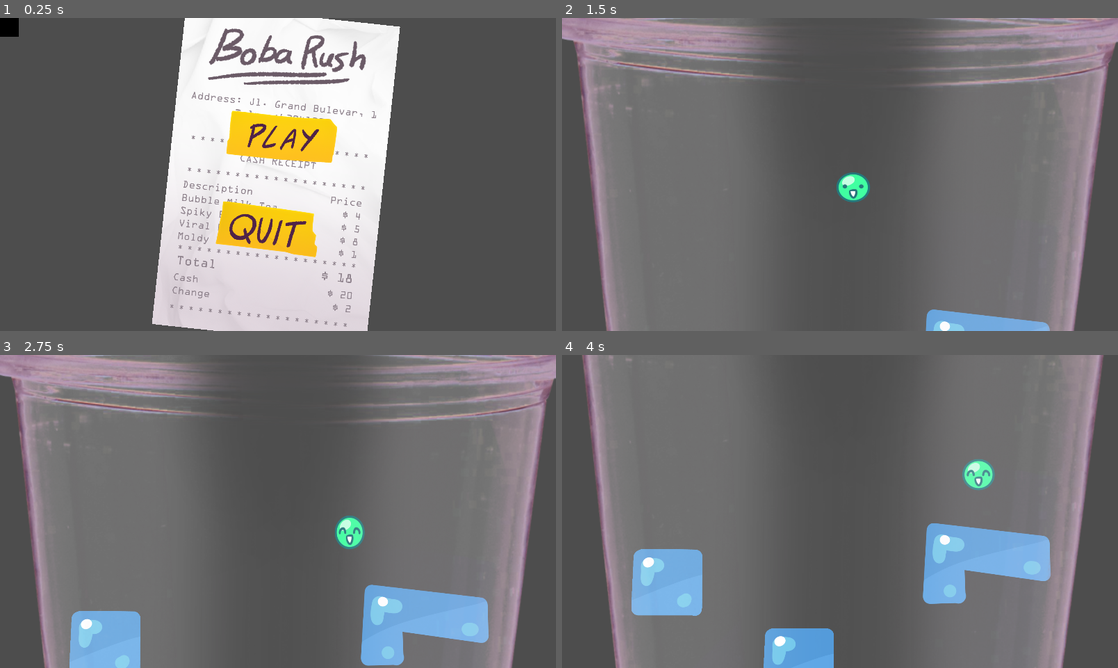
Above: before the commit, frames 1-4 (two rows, left to right).
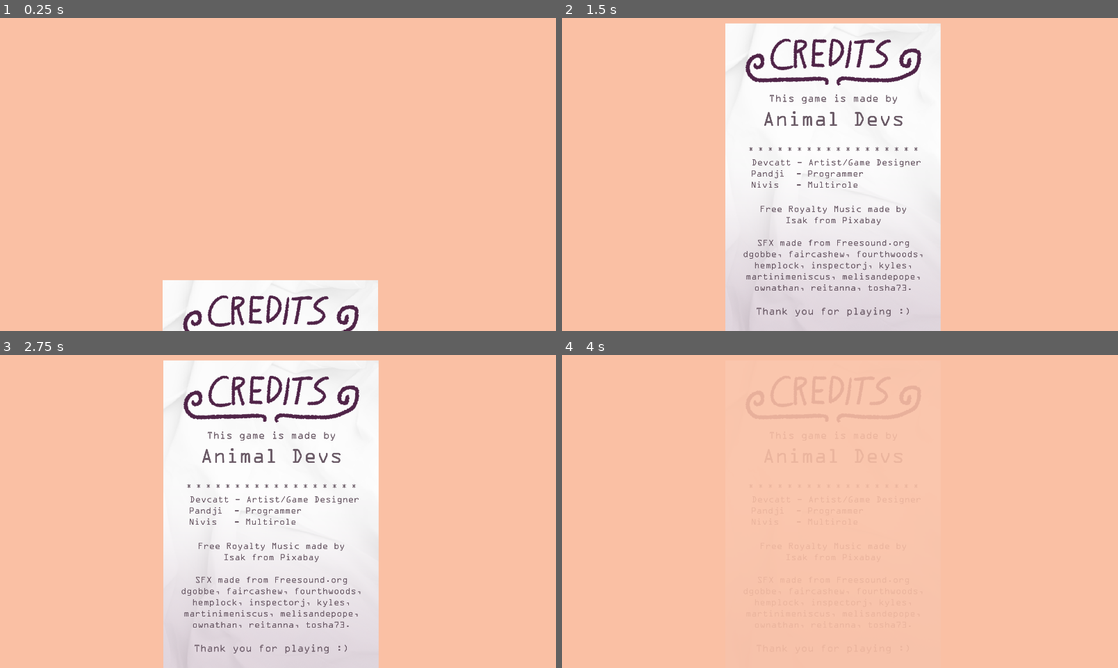
Above: after the commit, the same moments.

Repository: Pandji25/ggj25-animaldev
Game: Godot game, scene res://splash_schreen.tscn
Two runs of this game, one before a commit and one after it. Both use one fixed random seed, a clock stepped at 60 frames per second and the inputs below. Before the commit the project starts from res://main.tscn. Video files are missing from this copy of the repository; at most half a second of black plays in their place. Sound files missing from this copy of the repository are replaced by a short silence.
Inputs (mouse positions are in pixels of both pictures, inside the frame that each line leads up to):
- Up to frame 1 (0.25 s): no input
- Up to frame 2 (1.5 s): click (845, 136) at 0.52 s; tap Enter at 1.25 s; move the mouse to (962, 158) at 1.27 s; hold D (right) from 1.28 s (still down)
- Up to frame 3 (2.75 s): move the mouse to (166, 527) at 2.02 s; release D (right) at 2.03 s; hold S (down) from 2.03 s (still down)
- Up to frame 4 (4 s): move the mouse to (895, 442) at 2.77 s; release S (down) at 2.78 s; hold D (right) 2.78-3.53 s; move the mouse to (812, 574) at 3.52 s; hold Up (ui_up) from 3.53 s (still down)

The runs differ from the first frame. In frame 1, 99% of the frame differs, in the area x 0-100%, y 0-100%; in frame 2, 99%; in frame 3, 99%; in frame 4, 100%.

Commit message:
credits and assett

Diff:
--- a/game.tscn
+++ b/game.tscn
@@ -65,14 +65,13 @@
 [node name="CollisionPolygon2D" type="CollisionPolygon2D" parent="Straw/SuctionArea"]
 polygon = PackedVector2Array(188, 229, 296, 134, 324, 1, 294, -144, 191, -233, -122, 3)
 
-[node name="TestDamageObstacle" type="RigidBody2D" parent="." node_paths=PackedStringArray("straw")]
+[node name="TestDamageObstacle" type="RigidBody2D" parent="."]
 position = Vector2(1071.92, 895.829)
 collision_mask = 7
 gravity_scale = -1.0
 linear_damp = 8.0
 angular_damp = 1.0
 script = ExtResource("5_8nmwe")
-straw = NodePath("../Straw")
 metadata/_edit_group_ = true
 
 [node name="CollisionShape2D" type="CollisionShape2D" parent="TestDamageObstacle"]
--- /dev/null
+++ b/game_over.gd
@@ -0,0 +1,11 @@
+extends Node2D
+
+@export var stage: Stage
+
+func _ready() -> void:
+	stage.playerded.connect(_on_playerdead)
+
+
+func _on_playerdead() -> void:
+	visible = true
+	$Recipt_anim.play("Recipt_Handout")
--- /dev/null
+++ b/game_over.tscn
@@ -0,0 +1,198 @@
+[gd_scene load_steps=7 format=3 uid="uid://bjk55if63qn55"]
+
+[ext_resource type="Texture2D" uid="uid://bc1hp61lq11js" path="res://Assett/UI Element/game_over.png.PNG" id="1_et0iu"]
+[ext_resource type="Script" path="res://game_over.gd" id="1_mo0j7"]
+[ext_resource type="Texture2D" uid="uid://ch8kyg72hsra5" path="res://Assett/UI Element/Retry.png.PNG" id="2_vuev2"]
+[ext_resource type="Script" path="res://retry.gd" id="3_5uvwy"]
+
+[sub_resource type="Animation" id="Animation_jsuke"]
+resource_name = "Recipt_Handout"
+length = 0.750008
+step = 0.0833333
+tracks/0/type = "bezier"
+tracks/0/imported = false
+tracks/0/enabled = true
+tracks/0/path = NodePath("GameOver_png:scale:x")
+tracks/0/interp = 1
+tracks/0/loop_wrap = true
+tracks/0/keys = {
+"handle_modes": PackedInt32Array(0, 0),
+"points": PackedFloat32Array(1.185, -0.25, 0, 0.25, 0, 0.755, -0.25, 0, 0.25, 0),
+"times": PackedFloat32Array(0, 0.5)
+}
+tracks/1/type = "bezier"
+tracks/1/imported = false
+tracks/1/enabled = true
+tracks/1/path = NodePath("GameOver_png:scale:y")
+tracks/1/interp = 1
+tracks/1/loop_wrap = true
+tracks/1/keys = {
+"handle_modes": PackedInt32Array(0, 0),
+"points": PackedFloat32Array(1.185, -0.25, 0, 0.25, 0, 0.755, -0.25, 0, 0.25, 0),
+"times": PackedFloat32Array(0, 0.5)
+}
+tracks/2/type = "bezier"
+tracks/2/imported = false
+tracks/2/enabled = true
+tracks/2/path = NodePath("GameOver_png:position:x")
+tracks/2/interp = 1
+tracks/2/loop_wrap = true
+tracks/2/keys = {
+"handle_modes": PackedInt32Array(0, 0),
+"points": PackedFloat32Array(1011, -0.25, 0, 0.25, 0, 946, -0.25, 0, 0.25, 0),
+"times": PackedFloat32Array(0, 0.5)
+}
+tracks/3/type = "bezier"
+tracks/3/imported = false
+tracks/3/enabled = true
+tracks/3/path = NodePath("GameOver_png:position:y")
+tracks/3/interp = 1
+tracks/3/loop_wrap = true
+tracks/3/keys = {
+"handle_modes": PackedInt32Array(0, 0),
+"points": PackedFloat32Array(1647, -0.25, 0, 0.25, 0, 530, -0.25, 0, 0.25, 0),
+"times": PackedFloat32Array(0, 0.5)
+}
+tracks/4/type = "bezier"
+tracks/4/imported = false
+tracks/4/enabled = true
+tracks/4/path = NodePath("GameOver_png:rotation")
+tracks/4/interp = 1
+tracks/4/loop_wrap = true
+tracks/4/keys = {
+"handle_modes": PackedInt32Array(0, 0),
+"points": PackedFloat32Array(-0.118682, -0.25, 0, 0.25, 0, 0.207694, -0.25, 0, 0.25, 0),
+"times": PackedFloat32Array(0, 0.5)
+}
+tracks/5/type = "bezier"
+tracks/5/imported = false
+tracks/5/enabled = true
+tracks/5/path = NodePath("Retry:scale:x")
+tracks/5/interp = 1
+tracks/5/loop_wrap = true
+tracks/5/keys = {
+"handle_modes": PackedInt32Array(0, 0),
+"points": PackedFloat32Array(2.075, -0.25, 0, 0.25, 0, 1, -0.25, 0, 0.25, 0),
+"times": PackedFloat32Array(0.5, 0.75)
+}
+tracks/6/type = "bezier"
+tracks/6/imported = false
+tracks/6/enabled = true
+tracks/6/path = NodePath("Retry:scale:y")
+tracks/6/interp = 1
+tracks/6/loop_wrap = true
+tracks/6/keys = {
+"handle_modes": PackedInt32Array(0, 0),
+"points": PackedFloat32Array(2.075, -0.25, 0, 0.25, 0, 1, -0.25, 0, 0.25, 0),
+"times": PackedFloat32Array(0.5, 0.75)
+}
+tracks/7/type = "bezier"
+tracks/7/imported = false
+tracks/7/enabled = true
+tracks/7/path = NodePath("Retry:self_modulate:r")
+tracks/7/interp = 1
+tracks/7/loop_wrap = true
+tracks/7/keys = {
+"handle_modes": PackedInt32Array(0, 0),
+"points": PackedFloat32Array(1, -0.25, 0, 0.25, 0, 1, -0.25, 0, 0.25, 0),
+"times": PackedFloat32Array(0.5, 0.75)
+}
+tracks/8/type = "bezier"
+tracks/8/imported = false
+tracks/8/enabled = true
+tracks/8/path = NodePath("Retry:self_modulate:g")
+tracks/8/interp = 1
+tracks/8/loop_wrap = true
+tracks/8/keys = {
+"handle_modes": PackedInt32Array(0, 0),
+"points": PackedFloat32Array(1, -0.25, 0, 0.25, 0, 1, -0.25, 0, 0.25, 0),
+"times": PackedFloat32Array(0.5, 0.75)
+}
+tracks/9/type = "bezier"
+tracks/9/imported = false
+tracks/9/enabled = true
+tracks/9/path = NodePath("Retry:self_modulate:b")
+tracks/9/interp = 1
+tracks/9/loop_wrap = true
+tracks/9/keys = {
+"handle_modes": PackedInt32Array(0, 0),
+"points": PackedFloat32Array(1, -0.25, 0, 0.25, 0, 1, -0.25, 0, 0.25, 0),
+"times": PackedFloat32Array(0.5, 0.75)
+}
+tracks/10/type = "bezier"
+tracks/10/imported = false
+tracks/10/enabled = true
+tracks/10/path = NodePath("Retry:self_modulate:a")
+tracks/10/interp = 1
+tracks/10/loop_wrap = true
+tracks/10/keys = {
+"handle_modes": PackedInt32Array(0, 0),
+"points": PackedFloat32Array(0, -0.25, 0, 0.25, 0, 1, -0.25, 0, 0.25, 0),
+"times": PackedFloat32Array(0.5, 0.75)
+}
+tracks/11/type = "bezier"
+tracks/11/imported = false
+tracks/11/enabled = true
+tracks/11/path = NodePath("Retry:position:x")
+tracks/11/interp = 1
+tracks/11/loop_wrap = true
+tracks/11/keys = {
+"handle_modes": PackedInt32Array(0, 0),
+"points": PackedFloat32Array(412, -0.25, 0, 0.25, 0, 661, -0.25, 0, 0.25, 0),
+"times": PackedFloat32Array(0.5, 0.75)
+}
+tracks/12/type = "bezier"
+tracks/12/imported = false
+tracks/12/enabled = true
+tracks/12/path = NodePath("Retry:position:y")
+tracks/12/interp = 1
+tracks/12/loop_wrap = true
+tracks/12/keys = {
+"handle_modes": PackedInt32Array(0, 0),
+"points": PackedFloat32Array(547, -0.25, 0, 0.25, 0, 703, -0.25, 0, 0.25, 0),
+"times": PackedFloat32Array(0.5, 0.75)
+}
+
+[sub_resource type="AnimationLibrary" id="AnimationLibrary_xm177"]
+_data = {
+"Recipt_Handout": SubResource("Animation_jsuke")
+}
+
+[node name="Game_Over" type="Node2D"]
+visible = false
+script = ExtResource("1_mo0j7")
+
+[node name="ColorRect" type="ColorRect" parent="."]
+offset_left = -66.0
+offset_top = -100.0
+offset_right = -26.0
+offset_bottom = -60.0
+scale = Vector2(51.7788, 31.4335)
+color = Color(0, 0, 0, 0.137255)
+
+[node name="GameOver_png" type="Sprite2D" parent="."]
+position = Vector2(1011, 1647)
+rotation = -0.118682
+scale = Vector2(1.185, 1.185)
+texture = ExtResource("1_et0iu")
+
+[node name="Retry" type="TextureButton" parent="."]
+self_modulate = Color(1, 1, 1, 0)
+offset_left = 412.0
+offset_top = 547.0
+offset_right = 881.0
+offset_bottom = 724.0
+rotation = 0.207694
+scale = Vector2(2.075, 2.075)
+texture_normal = ExtResource("2_vuev2")
+script = ExtResource("3_5uvwy")
+metadata/_edit_use_anchors_ = true
+
+[node name="Recipt_anim" type="AnimationPlayer" parent="."]
+libraries = {
+"": SubResource("AnimationLibrary_xm177")
+}
+
+[connection signal="mouse_entered" from="Retry" to="Retry" method="_on_mouse_entered"]
+[connection signal="mouse_exited" from="Retry" to="Retry" method="_on_mouse_exited"]
+[connection signal="pressed" from="Retry" to="Retry" method="_on_pressed"]
--- /dev/null
+++ b/milk.gd
@@ -0,0 +1,9 @@
+extends CanvasGroup
+
+var speed:float = 500
+
+func _process(_delta: float) -> void:
+	position.y -= speed * _delta
+	if position.y < -2048:
+		position.y = 0
+	print(position.y)
--- a/project.godot
+++ b/project.godot
@@ -11,7 +11,7 @@
 [application]
 
 config/name="ggj2025-animaldev"
-run/main_scene="res://main.tscn"
+run/main_scene="res://splash_schreen.tscn"
 config/features=PackedStringArray("4.3", "GL Compatibility")
 config/icon="res://icon.svg"
 
@@ -49,6 +49,11 @@
 , Object(InputEventKey,"resource_local_to_scene":false,"resource_name":"","device":-1,"window_id":0,"alt_pressed":false …(186 unchanged characters)…
 ]
 }
+Retry={
+"deadzone": 0.5,
+"events": [Object(InputEventKey,"resource_local_to_scene":false,"resource_name":"","device":-1,"window_id":0,"alt_pressed":false,"shift_pressed":false,"ctrl_pressed":false,"meta_pressed":false,"pressed":false,"keycode":0,"physical_keycode":82,"key_label":0,"unicode":114,"location":0,"echo":false,"script":null)
+]
+}
 
 [rendering]
 
--- /dev/null
+++ b/retry.gd
@@ -0,0 +1,12 @@
+extends TextureButton
+
+func _on_mouse_entered() -> void:
+	set_self_modulate(Color(0.822, 0.822, 0.822))
+
+
+func _on_mouse_exited() -> void:
+	set_self_modulate(Color(1, 1, 1))
+
+
+func _on_pressed() -> void:
+	get_tree().reload_current_scene()
--- /dev/null
+++ b/splash_schreen.gd
@@ -0,0 +1,8 @@
+extends Node2D
+
+func _ready() -> void:
+	$AnimationPlayer.play("Printcredit")
+
+
+func _on_animation_player_animation_finished(anim_name: StringName) -> void:
+	get_tree().change_scene_to_file("res://main.tscn")
--- /dev/null
+++ b/splash_schreen.tscn
@@ -0,0 +1,174 @@
+[gd_scene load_steps=6 format=3 uid="uid://dm5rv0i4chaff"]
+
+[ext_resource type="Script" path="res://splash_schreen.gd" id="1_mcbpp"]
+[ext_resource type="Texture2D" uid="uid://dm1c5olfr5vni" path="res://Assett/credits.png" id="2_4bjix"]
+
+[sub_resource type="Animation" id="Animation_l7qua"]
+resource_name = "Printcredit"
+length = 4.66668
+step = 0.0833333
+tracks/0/type = "bezier"
+tracks/0/imported = false
+tracks/0/enabled = true
+tracks/0/path = NodePath(".:position:x")
+tracks/0/interp = 1
+tracks/0/loop_wrap = true
+tracks/0/keys = {
+"handle_modes": PackedInt32Array(0, 0, 0, 0, 0, 0),
+"points": PackedFloat32Array(923, -0.25, 0, 0.25, 0, 926, -0.25, 0, 0.25, 0, 854, -0.25, 0, 0.25, 0, 938, -0.25, 0, 0.25, 0, 926, -0.25, 0, 0.25, 0, 926, -0.25, 0, 0.25, 0),
+"times": PackedFloat32Array(0, 0.5, 0.583333, 0.666667, 0.75, 1.33333)
+}
+tracks/1/type = "bezier"
+tracks/1/imported = false
+tracks/1/enabled = true
+tracks/1/path = NodePath(".:position:y")
+tracks/1/interp = 1
+tracks/1/loop_wrap = true
+tracks/1/keys = {
+"handle_modes": PackedInt32Array(0, 0, 0, 0, 0, 0),
+"points": PackedFloat32Array(1610, -0.25, 0, 0.25, 0, 1185, -0.25, 0, 0.25, 0, 1172, -0.25, 0, 0.25, 0, 1174, -0.25, 0, 0.25, 0, 1185, -0.25, 0, 0.25, 0, 540, -0.25, 0, 0.25, 0),
+"times": PackedFloat32Array(0, 0.5, 0.583333, 0.666667, 0.75, 1.33333)
+}
+tracks/2/type = "bezier"
+tracks/2/imported = false
+tracks/2/enabled = true
+tracks/2/path = NodePath(".:self_modulate:r")
+tracks/2/interp = 1
+tracks/2/loop_wrap = true
+tracks/2/keys = {
+"handle_modes": PackedInt32Array(0, 0),
+"points": PackedFloat32Array(1, -0.25, 0, 0.25, 0, 1, -0.25, 0, 0.25, 0),
+"times": PackedFloat32Array(3.08334, 4.16667)
+}
+tracks/3/type = "bezier"
+tracks/3/imported = false
+tracks/3/enabled = true
+tracks/3/path = NodePath(".:self_modulate:g")
+tracks/3/interp = 1
+tracks/3/loop_wrap = true
+tracks/3/keys = {
+"handle_modes": PackedInt32Array(0, 0),
+"points": PackedFloat32Array(1, -0.25, 0, 0.25, 0, 1, -0.25, 0, 0.25, 0),
+"times": PackedFloat32Array(3.08334, 4.16667)
+}
+tracks/4/type = "bezier"
+tracks/4/imported = false
+tracks/4/enabled = true
+tracks/4/path = NodePath(".:self_modulate:b")
+tracks/4/interp = 1
+tracks/4/loop_wrap = true
+tracks/4/keys = {
+"handle_modes": PackedInt32Array(0, 0),
+"points": PackedFloat32Array(1, -0.25, 0, 0.25, 0, 1, -0.25, 0, 0.25, 0),
+"times": PackedFloat32Array(3.08334, 4.16667)
+}
+tracks/5/type = "bezier"
+tracks/5/imported = false
+tracks/5/enabled = true
+tracks/5/path = NodePath(".:self_modulate:a")
+tracks/5/interp = 1
+tracks/5/loop_wrap = true
+tracks/5/keys = {
+"handle_modes": PackedInt32Array(0, 0),
+"points": PackedFloat32Array(1, -0.25, 0, 0.25, 0, 0, -0.25, 0, 0.25, 0),
+"times": PackedFloat32Array(3.08334, 4.16667)
+}
+
+[sub_resource type="Animation" id="Animation_87q7t"]
+length = 0.001
+tracks/0/type = "bezier"
+tracks/0/imported = false
+tracks/0/enabled = true
+tracks/0/path = NodePath(".:position:x")
+tracks/0/interp = 1
+tracks/0/loop_wrap = true
+tracks/0/keys = {
+"handle_modes": PackedInt32Array(0),
+"points": PackedFloat32Array(923, -0.25, 0, 0.25, 0),
+"times": PackedFloat32Array(0)
+}
+tracks/1/type = "bezier"
+tracks/1/imported = false
+tracks/1/enabled = true
+tracks/1/path = NodePath(".:position:y")
+tracks/1/interp = 1
+tracks/1/loop_wrap = true
+tracks/1/keys = {
+"handle_modes": PackedInt32Array(0),
+"points": PackedFloat32Array(1610, -0.25, 0, 0.25, 0),
+"times": PackedFloat32Array(0)
+}
+tracks/2/type = "bezier"
+tracks/2/imported = false
+tracks/2/enabled = true
+tracks/2/path = NodePath(".:self_modulate:r")
+tracks/2/interp = 1
+tracks/2/loop_wrap = true
+tracks/2/keys = {
+"handle_modes": PackedInt32Array(0),
+"points": PackedFloat32Array(1, -0.25, 0, 0.25, 0),
+"times": PackedFloat32Array(0)
+}
+tracks/3/type = "bezier"
+tracks/3/imported = false
+tracks/3/enabled = true
+tracks/3/path = NodePath(".:self_modulate:g")
+tracks/3/interp = 1
+tracks/3/loop_wrap = true
+tracks/3/keys = {
+"handle_modes": PackedInt32Array(0),
+"points": PackedFloat32Array(1, -0.25, 0, 0.25, 0),
+"times": PackedFloat32Array(0)
+}
+tracks/4/type = "bezier"
+tracks/4/imported = false
+tracks/4/enabled = true
+tracks/4/path = NodePath(".:self_modulate:b")
+tracks/4/interp = 1
+tracks/4/loop_wrap = true
+tracks/4/keys = {
+"handle_modes": PackedInt32Array(0),
+"points": PackedFloat32Array(1, -0.25, 0, 0.25, 0),
+"times": PackedFloat32Array(0)
+}
+tracks/5/type = "bezier"
+tracks/5/imported = false
+tracks/5/enabled = true
+tracks/5/path = NodePath(".:self_modulate:a")
+tracks/5/interp = 1
+tracks/5/loop_wrap = true
+tracks/5/keys = {
+"handle_modes": PackedInt32Array(0),
+"points": PackedFloat32Array(0, -0.25, 0, 0.25, 0),
+"times": PackedFloat32Array(0)
+}
+
+[sub_resource type="AnimationLibrary" id="AnimationLibrary_msefy"]
+_data = {
+"Printcredit": SubResource("Animation_l7qua"),
+"RESET": SubResource("Animation_87q7t")
+}
+
+[node name="Splash_schreen" type="Node2D"]
+script = ExtResource("1_mcbpp")
+
+[node name="ColorRect" type="ColorRect" parent="."]
+offset_left = -48.0
+offset_top = -93.0
+offset_right = 2003.0
+offset_bottom = 1204.0
+color = Color(0.979359, 0.751681, 0.643538, 1)
+
+[node name="Credits" type="Sprite2D" parent="."]
+self_modulate = Color(1, 1, 1, 0)
+position = Vector2(923, 1610)
+scale = Vector2(0.925, 0.925)
+texture = ExtResource("2_4bjix")
+
+[node name="AnimationPlayer" type="AnimationPlayer" parent="."]
+root_node = NodePath("../Credits")
+libraries = {
+"": SubResource("AnimationLibrary_msefy")
+}
+
+[connection signal="animation_finished" from="AnimationPlayer" to="." method="_on_animation_player_animation_finished"]
--- a/stage.gd
+++ b/stage.gd
@@ -3,7 +3,8 @@
 
 @onready var level_progression: AnimationPlayer = $LevelProgression
 @onready var boba: RigidPlayer = $Boba
-
+signal playerded
+var playerlive : int = 1
 
 func _ready() -> void:
 	boba.player_destroyed.connect(_on_player_destroyed)
@@ -11,9 +12,15 @@
 
 func _input(event: InputEvent) -> void:
 	# Will probably be changed into pause.
-	if event is InputEventKey and event.is_action_pressed("ui_cancel"):
-		get_tree().quit()
+	if event is InputEventKey:
+		if event.is_action_pressed("ui_cancel"):
+			get_tree().quit()
+		if event.is_action_pressed("Retry") and playerlive != 1:
+			get_tree().reload_current_scene()
+			playerlive = 1
+
 
 func _on_player_destroyed():
-	await get_tree().create_timer(2.0).timeout
-	get_tree().reload_current_scene()
+	await get_tree().create_timer(0.5).timeout
+	playerded.emit()
+	playerlive = 0
--- a/stage.tscn
+++ b/stage.tscn
@@ -1,13 +1,17 @@
-[gd_scene load_steps=16 format=3 uid="uid://c6wnf3k5nsa2r"]
+[gd_scene load_steps=20 format=3 uid="uid://c6wnf3k5nsa2r"]
 
 [ext_resource type="Script" path="res://stage.gd" id="1_a2psq"]
 [ext_resource type="PackedScene" uid="uid://chhq0on3jdca6" path="res://boba.tscn" id="1_w3sjc"]
+[ext_resource type="Script" path="res://milk.gd" id="2_he1bi"]
 [ext_resource type="Script" path="res://straw.gd" id="3_52taf"]
+[ext_resource type="Texture2D" uid="uid://cky55c0mioygc" path="res://Assett/BG/milk.PNG" id="3_giqt1"]
+[ext_resource type="Texture2D" uid="uid://cokc4vbo18mjv" path="res://Assett/straw.png.PNG" id="4_fkwwq"]
 [ext_resource type="AudioStream" uid="uid://cglwtaib1bjmx" path="res://Assett/Audio/Succ.ogg" id="4_in77l"]
 [ext_resource type="Script" path="res://spawner.gd" id="4_s0awp"]
 [ext_resource type="Texture2D" uid="uid://c21tkjeo1rfbj" path="res://Assett/BG/plasticcupL.PNG" id="5_6j4lg"]
 [ext_resource type="Script" path="res://note_to_pambdj.gd" id="5_htxfe"]
 [ext_resource type="Texture2D" uid="uid://d17j7sybjkr0a" path="res://Assett/BG/plasticcupR.PNG" id="6_5ppws"]
+[ext_resource type="PackedScene" uid="uid://bjk55if63qn55" path="res://game_over.tscn" id="9_vhqc3"]
 
 [sub_resource type="RectangleShape2D" id="RectangleShape2D_2sph0"]
 size = Vector2(468, 148)
@@ -20,6 +24,69 @@
 
 [sub_resource type="CircleShape2D" id="CircleShape2D_fhgdc"]
 radius = 650.834
+
+[sub_resource type="Animation" id="Animation_448dl"]
+length = 0.001
+tracks/0/type = "value"
+tracks/0/imported = false
+tracks/0/enabled = true
+tracks/0/path = NodePath("CupContainer:position")
+tracks/0/interp = 1
+tracks/0/loop_wrap = true
+tracks/0/keys = {
+"times": PackedFloat32Array(0),
+"transitions": PackedFloat32Array(1),
+"update": 0,
+"values": [Vector2(0, 0)]
+}
+tracks/1/type = "value"
+tracks/1/imported = false
+tracks/1/enabled = true
+tracks/1/path = NodePath("CupContainer/PlasticcupR:position")
+tracks/1/interp = 1
+tracks/1/loop_wrap = true
+tracks/1/keys = {
+"times": PackedFloat32Array(0),
+"transitions": PackedFloat32Array(1),
+"update": 0,
+"values": [Vector2(1495, 1810)]
+}
+tracks/2/type = "value"
+tracks/2/imported = false
+tracks/2/enabled = true
+tracks/2/path = NodePath("CupContainer/PlasticcupL:position")
+tracks/2/interp = 1
+tracks/2/loop_wrap = true
+tracks/2/keys = {
+"times": PackedFloat32Array(0),
+"transitions": PackedFloat32Array(1),
+"update": 0,
+"values": [Vector2(488, 1810)]
+}
+tracks/3/type = "value"
+tracks/3/imported = false
+tracks/3/enabled = true
+tracks/3/path = NodePath("CupL:position")
+tracks/3/interp = 1
+tracks/3/loop_wrap = true
+tracks/3/keys = {
+"times": PackedFloat32Array(0),
+"transitions": PackedFloat32Array(1),
+"update": 0,
+"values": [Vector2(111, 583)]
+}
+tracks/4/type = "value"
+tracks/4/imported = false
+tracks/4/enabled = true
+tracks/4/path = NodePath("CupR:position")
+tracks/4/interp = 1
+tracks/4/loop_wrap = true
+tracks/4/keys = {
+"times": PackedFloat32Array(0),
+"transitions": PackedFloat32Array(1),
+"update": 0,
+"values": [Vector2(1812, 580)]
+}
 
 [sub_resource type="Animation" id="Animation_c1ut7"]
 resource_name = "level_progress"
@@ -32,7 +99,7 @@
 tracks/0/interp = 1
 tracks/0/loop_wrap = true
 tracks/0/keys = {
-"times": PackedFloat32Array(2, 4, 53.9, 60),
+"times": PackedFloat32Array(2, 4, 60, 66.1),
 "transitions": PackedFloat32Array(2, 1, -2, 1),
 "update": 0,
 "values": [Vector2(0, 0), Vector2(0, -634), Vector2(0, -1917), Vector2(0, -2469)]
@@ -44,7 +111,7 @@
 tracks/1/interp = 1
 tracks/1/loop_wrap = true
 tracks/1/keys = {
-"times": PackedFloat32Array(4, 53.9),
+"times": PackedFloat32Array(4, 60),
 "transitions": PackedFloat32Array(1, 1),
 "update": 0,
 "values": [Vector2(1346, 1810), Vector2(1367, 1810)]
@@ -56,7 +123,7 @@
 tracks/2/interp = 1
 tracks/2/loop_wrap = true
 tracks/2/keys = {
-"times": PackedFloat32Array(4, 53.9),
+"times": PackedFloat32Array(4, 60),
 "transitions": PackedFloat32Array(1, 1),
 "update": 0,
 "values": [Vector2(573, 1810), Vector2(550, 1810)]
@@ -68,7 +135,7 @@
 tracks/3/interp = 1
 tracks/3/loop_wrap = true
 tracks/3/keys = {
-"times": PackedFloat32Array(2, 4, 53.9, 60),
+"times": PackedFloat32Array(2, 4, 60, 66.1),
 "transitions": PackedFloat32Array(1, 1, 1, 1),
 "update": 0,
 "values": [Vector2(111, 583), Vector2(187, 583), Vector2(304, 583), Vector2(348, 583)]
@@ -80,7 +147,7 @@
 tracks/4/interp = 1
 tracks/4/loop_wrap = true
 tracks/4/keys = {
-"times": PackedFloat32Array(2, 4, 53.9, 60),
+"times": PackedFloat32Array(2, 4, 60, 66.1),
 "transitions": PackedFloat32Array(1, 1, 1, 1),
 "update": 0,
 "values": [Vector2(1812, 580), Vector2(1741, 580), Vector2(1584, 580), Vector2(1514, 580)]
@@ -100,69 +167,6 @@
 }]
 }
 
-[sub_resource type="Animation" id="Animation_448dl"]
-length = 0.001
-tracks/0/type = "value"
-tracks/0/imported = false
-tracks/0/enabled = true
-tracks/0/path = NodePath("CupContainer:position")
-tracks/0/interp = 1
-tracks/0/loop_wrap = true
-tracks/0/keys = {
-"times": PackedFloat32Array(0),
-"transitions": PackedFloat32Array(1),
-"update": 0,
-"values": [Vector2(0, 0)]
-}
-tracks/1/type = "value"
-tracks/1/imported = false
-tracks/1/enabled = true
-tracks/1/path = NodePath("CupContainer/PlasticcupR:position")
-tracks/1/interp = 1
-tracks/1/loop_wrap = true
-tracks/1/keys = {
-"times": PackedFloat32Array(0),
-"transitions": PackedFloat32Array(1),
-"update": 0,
-"values": [Vector2(1495, 1810)]
-}
-tracks/2/type = "value"
-tracks/2/imported = false
-tracks/2/enabled = true
-tracks/2/path = NodePath("CupContainer/PlasticcupL:position")
-tracks/2/interp = 1
-tracks/2/loop_wrap = true
-tracks/2/keys = {
-"times": PackedFloat32Array(0),
-"transitions": PackedFloat32Array(1),
-"update": 0,
-"values": [Vector2(488, 1810)]
-}
-tracks/3/type = "value"
-tracks/3/imported = false
-tracks/3/enabled = true
-tracks/3/path = NodePath("CupL:position")
-tracks/3/interp = 1
-tracks/3/loop_wrap = true
-tracks/3/keys = {
-"times": PackedFloat32Array(0),
-"transitions": PackedFloat32Array(1),
-"update": 0,
-"values": [Vector2(111, 583)]
-}
-tracks/4/type = "value"
-tracks/4/imported = false
-tracks/4/enabled = true
-tracks/4/path = NodePath("CupR:position")
-tracks/4/interp = 1
-tracks/4/loop_wrap = true
-tracks/4/keys = {
-"times": PackedFloat32Array(0),
-"transitions": PackedFloat32Array(1),
-"update": 0,
-"values": [Vector2(1812, 580)]
-}
-
 [sub_resource type="AnimationLibrary" id="AnimationLibrary_ekmnx"]
 _data = {
 "RESET": SubResource("Animation_448dl"),
@@ -171,6 +175,17 @@
 
 [node name="Stage" type="Node2D"]
 script = ExtResource("1_a2psq")
+
+[node name="CanvasGroup" type="CanvasGroup" parent="."]
+script = ExtResource("2_he1bi")
+
+[node name="Milk_bg" type="Sprite2D" parent="CanvasGroup"]
+position = Vector2(966, 958)
+texture = ExtResource("3_giqt1")
+
+[node name="Milk_bg2" type="Sprite2D" parent="CanvasGroup"]
+position = Vector2(966, 3005.95)
+texture = ExtResource("3_giqt1")
 
 [node name="Camera2D" type="Camera2D" parent="."]
 anchor_mode = 0
@@ -188,6 +203,13 @@
 target = NodePath("../Boba")
 metadata/_edit_group_ = true
 
+[node name="Straw_png" type="Sprite2D" parent="Straw"]
+modulate = Color(0.490745, 0.207573, 0.315567, 0.843137)
+position = Vector2(291, -2.00107)
+rotation = -1.5708
+scale = Vector2(0.645098, 0.431319)
+texture = ExtResource("4_fkwwq")
+
 [node name="CollisionShape2D" type="CollisionShape2D" parent="Straw"]
 shape = SubResource("RectangleShape2D_2sph0")
 
@@ -262,5 +284,8 @@
 "": SubResource("AnimationLibrary_ekmnx")
 }
 
+[node name="Game_Over" parent="." node_paths=PackedStringArray("stage") instance=ExtResource("9_vhqc3")]
+stage = NodePath("..")
+
 [connection signal="body_entered" from="Straw" to="Straw" method="_on_body_entered"]
 [connection signal="timeout" from="ObsSpawnTimer" to="Spawner" method="_on_obs_spawn_timer_timeout"]
--- a/straw.gd
+++ b/straw.gd
@@ -30,8 +30,8 @@
 		to_delete.decrease_health(3)
 
 		# Waits for a bit before reloading the scene.
-		await get_tree().create_timer(2).timeout
-		get_tree().reload_current_scene()
+		#await get_tree().create_timer(2).timeout
+		#get_tree().reload_current_scene()
 
 
 func _on_player_destroyed():
Binary file added: Assett/BG/milk.PNG
Not shown, added: Assett/BG/milk.PNG.import
Binary file added: Assett/UI Element/Retry.png.PNG
Not shown, added: Assett/UI Element/Retry.png.PNG.import
Binary file added: Assett/UI Element/game_over.png.PNG
Not shown, added: Assett/UI Element/game_over.png.PNG.import
Binary file added: Assett/credits.png
Not shown, added: Assett/credits.png.import
Binary file added: Assett/straw.png.PNG
Not shown, added: Assett/straw.png.PNG.import
Not shown: 1 places in boba.tscn that only renumber resources
Not shown: 1 places in boba_happy.tres that only renumber resources
(and 1 more such lines)
